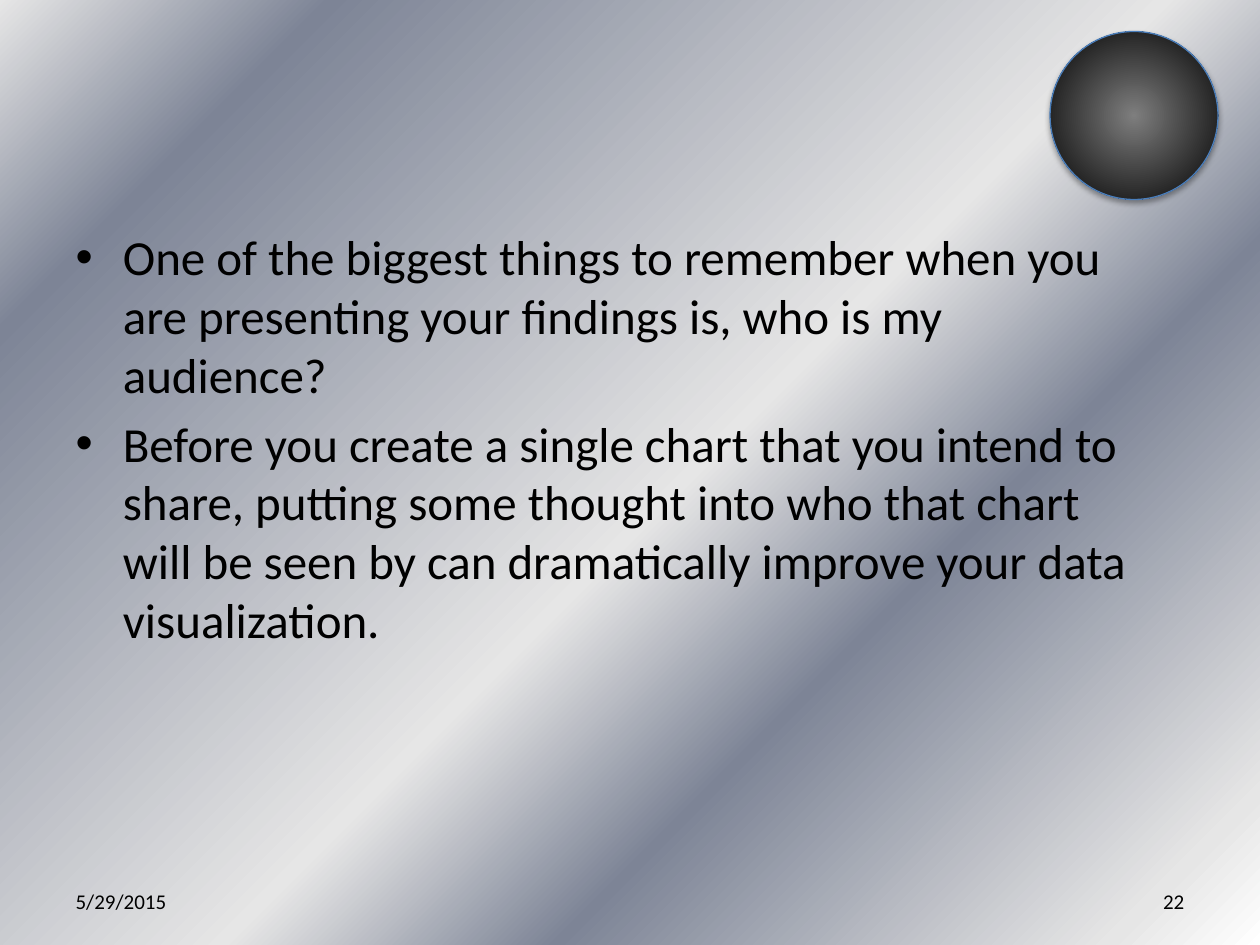
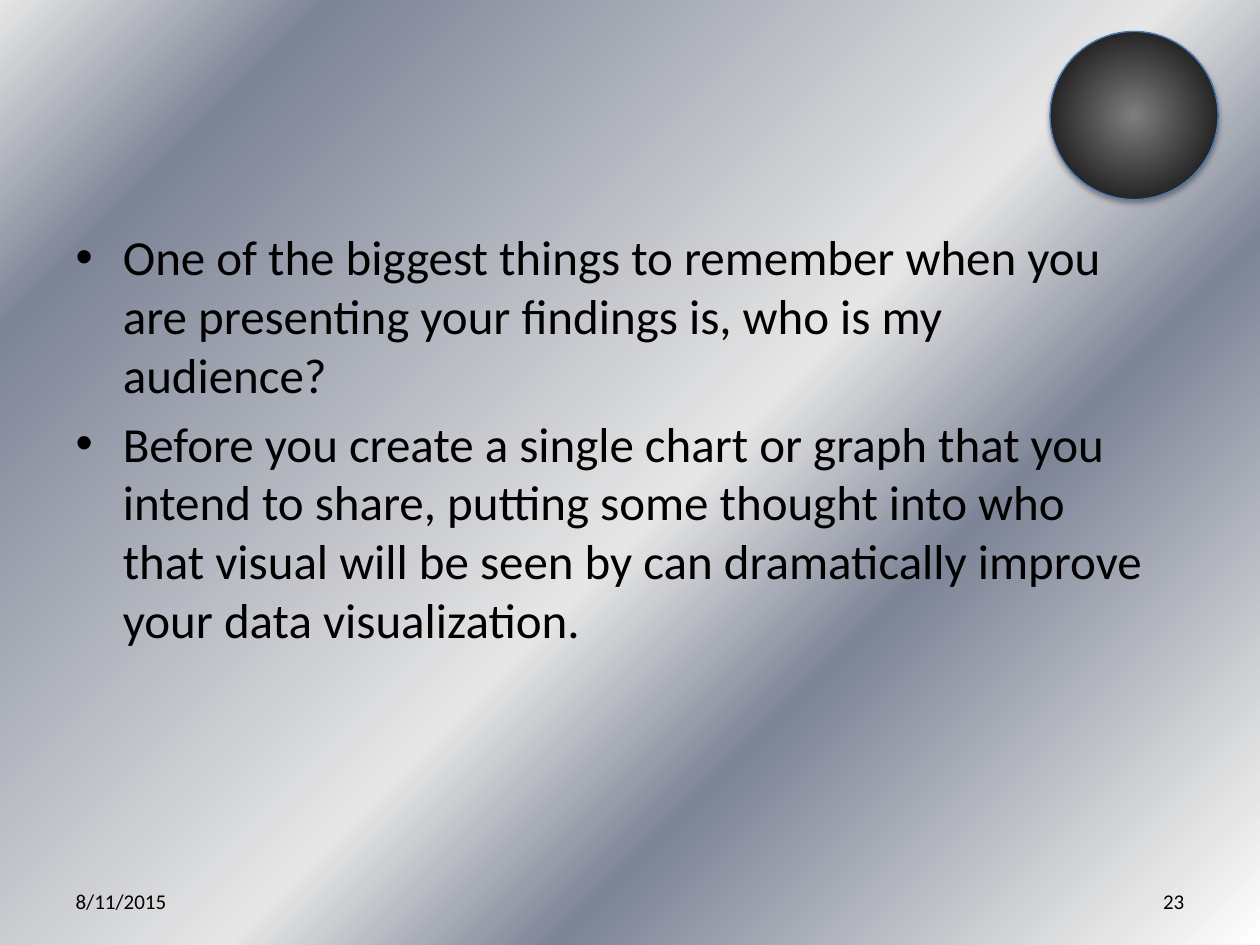
Before and after one commit to jegroom102080/What_is_Data_Science_Anyway, a slide deck: slide 23 of What is Data Science Anyway.pptx (slide 22 before the commit). Drawn at 1260x945 pixels with LibreOffice and Linux fonts; fonts in the diff are those of the drawing. Boxes give left, top, right and bottom in pixels: in the first picture for what was removed or moved away, otherwise in the second. Text is boxed around its words. In the diff, an @@ line names an element or a change of style, - is before the commit and + after.

```diff
--- a/What is Data Science Anyway.pptx
+++ b/What is Data Science Anyway.pptx
@@ text at [123,428,1142,646]: text changed @@
-• Before you create a single chart that you intend to share, putting some thought into who that chart will be seen by can dramatically improve your data visualization.
+• Before you create a single chart or graph that you intend to share, putting some thought into who that visual will be seen by can dramatically improve your data visualization.
@@ text at [76,894,167,910]: text changed @@
-5/29/2015
+8/11/2015
@@ page number at [1163,895,1184,909]: text changed @@
-22
+23
```
Also in this commit, not shown: 44 other slides changed, 1 slide added.
